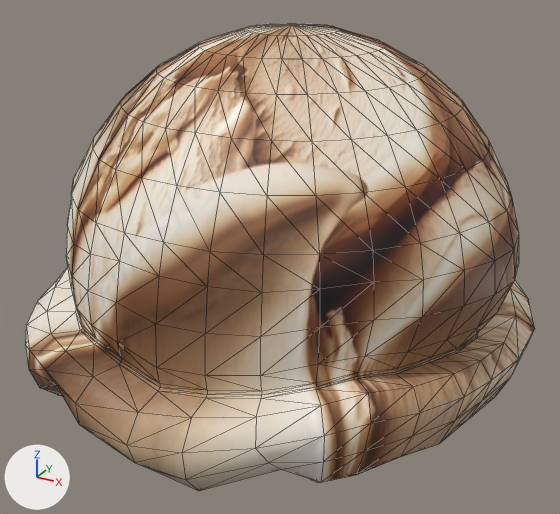
A saved change to the glTF model public/gltf/scoops/scoop-coffee.gltf.
The view is the same before and after, from a 50 mm lens placed at (0.927, -1.745, 0.905), pointed at (0.008, -0.074, 0.07). The axes (+X, +Y, +Z) are drawn at lower left. The lights are the same throughout. Mesh edges are drawn as thin lines. Where no turn or scale is listed for an object, it has been applied to the vertices.

The first picture shows 'Scoop'.
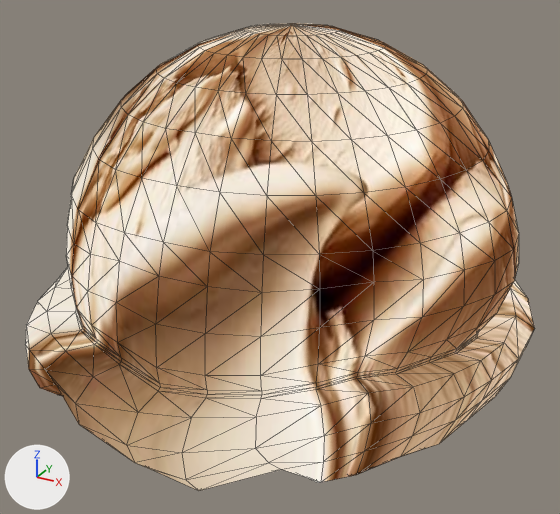
What changed in the scene script:
```text
Add img_coffee_ice_cream_texture__1:
    img_coffee_ice_cream_texture__1 = load_image('Coffee Ice Cream Texture (1)', '_unpacked/Coffee_Ice_Cream_Texture__1_', 1000, 429, 'sRGB')
Add mat_material:
    mat_material = bpy.data.materials.new('Material')
    # uses the picture img_coffee_ice_cream_texture__1
Change me_scoop:
    where me_scoop.from_pydata(...)  # 641 vertices, 1248 faces; spans x -0.682..0.649, y -0.725..0.653, z -0.32..0.663
    remove me_scoop.materials.append(mat_material_002)  # picture img_coffee_ice_cream_texture
    add me_scoop.materials.append(mat_material)
```

Changed parts and their boxes [x1, y1, x2, y2] in the pictures (560 x 514 px):
'Scoop', recoloured
    both: [25, 23, 535, 491]
